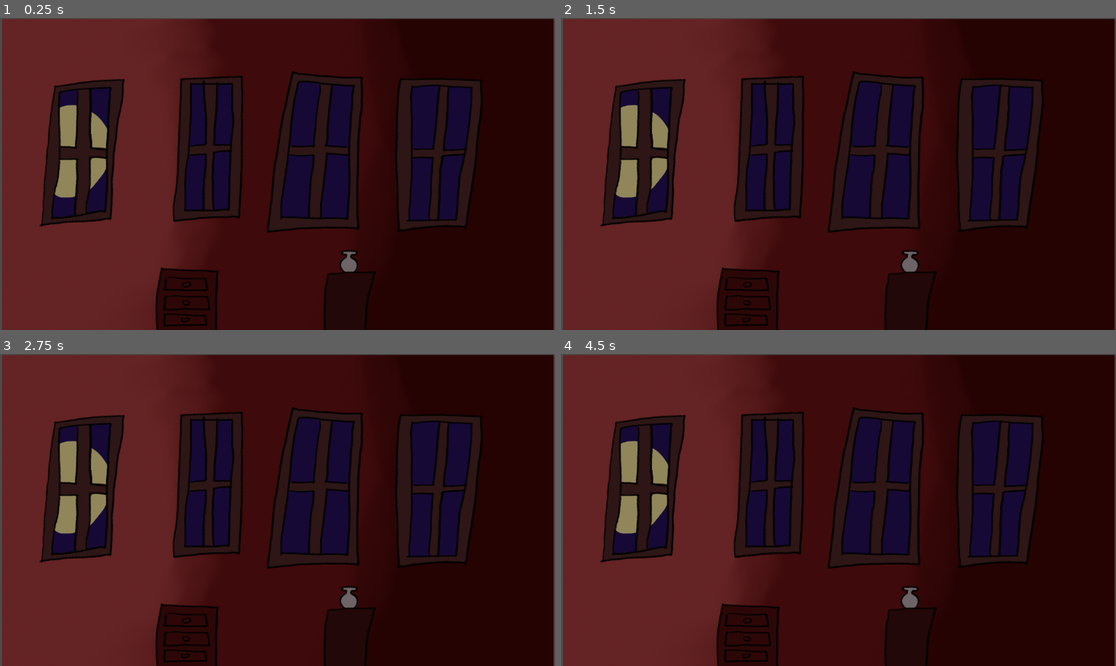
Above: before the commit, frames 1-4 (two rows, left to right).
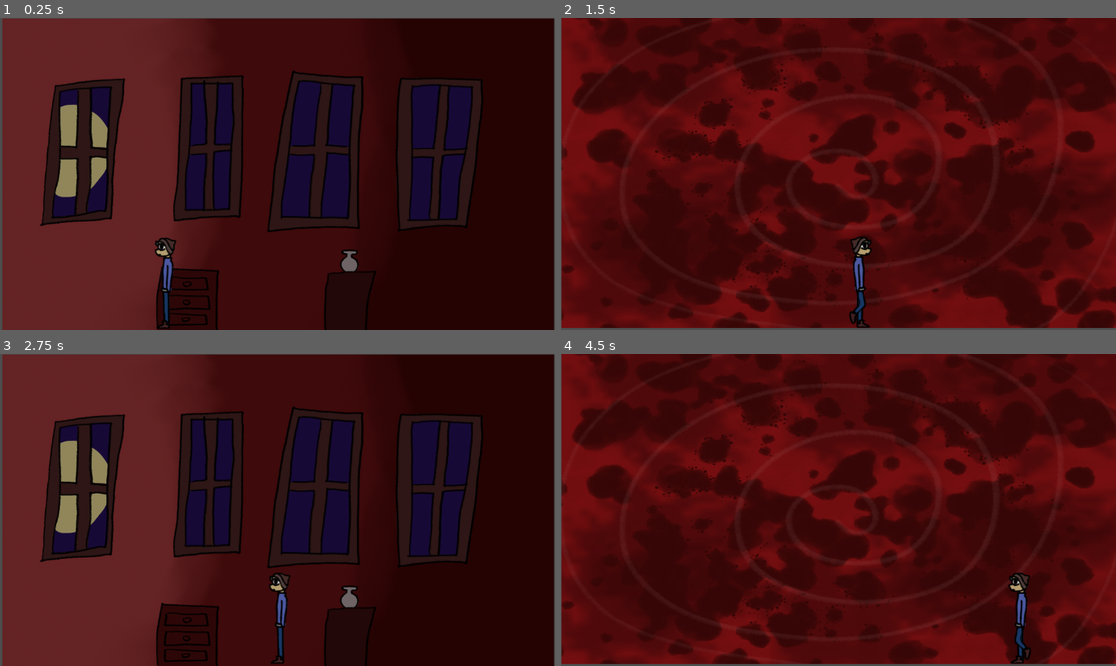
Above: after the commit, the same moments.

Repository: Pyshrub/horror
Game: Godot game, scene res://level_2.tscn
Same seed, same stepped clock (60 frames per second), same inputs: the game is played once before the commit and once after it. This scene is started directly instead of the project's main scene.
Inputs:
- Up to frame 1 (0.25 s): no input
- Up to frame 2 (1.5 s): tap Enter (ui_accept) at 0.5, 0.77 s; hold D (right) from 0.53 s (still down); tap P (Pills) at 0.6, 1.35 s
- Up to frame 3 (2.75 s): tap Enter (ui_accept) at 1.52 s; release D (right) at 2.03 s; hold A (left) from 2.03 s (still down); hold F (flash) from 2.03 s (still down); tap P (Pills) at 2.3 s
- Up to frame 4 (4.5 s): release A (left) at 2.78 s; release F (flash) at 2.78 s; hold D (right) 2.78-4.28 s; tap E (interact) at 2.85 s; tap Enter (ui_accept) at 3.02, 3.77 s; tap P (Pills) at 3.05, 3.6, 4.35 s; hold A (left) from 4.28 s (still down)

The runs differ from the first frame. In frame 1, 2.4% of the frame differs, in the area x 7-100%, y 0-100%; in frame 2, 64%, in the area x 0-100%, y 0-100%; in frame 3, 2.5%; in frame 4, 64%.

Commit message:
update l2

Diff:
--- /dev/null
+++ b/Camera2D.gd
@@ -0,0 +1,6 @@
+extends Camera2D
+
+func _process(_delta):
+	var target = get_node_or_null("/root/level_2/player_container")
+	if target != null:
+		position = target.position
--- /dev/null
+++ b/level_2.gd
@@ -0,0 +1,18 @@
+extends Node2D
+
+var found_pills = true
+var sane = false
+var in_bed = false
+var boxing = false
+var door = false
+
+func _physics_process(delta):
+	if Input.is_action_just_pressed("Pills") and found_pills == true:
+		if sane == true:
+			$Main2.hide()
+			$Sanity2.show()
+			sane = false
+		else:
+			$Main2.show()
+			$Sanity2.hide()
+			sane = true
--- a/level_2.tscn
+++ b/level_2.tscn
@@ -1,20 +1,77 @@
-[gd_scene load_steps=2 format=3 uid="uid://deq04q8h1j4e4"]
+[gd_scene load_steps=8 format=3 uid="uid://deq04q8h1j4e4"]
 
+[ext_resource type="Script" path="res://level_2.gd" id="1_0rjp2"]
 [ext_resource type="Texture2D" uid="uid://d4eqhts3r4e8o" path="res://Assets/Hallway.png" id="1_k2eq0"]
+[ext_resource type="Script" path="res://Camera2D.gd" id="2_xn30u"]
+[ext_resource type="Texture2D" uid="uid://c764lfnw8a6bo" path="res://Assets/Mindscape(2).png" id="3_htdr7"]
+[ext_resource type="PackedScene" uid="uid://d182f8oo60ql8" path="res://player/protag.tscn" id="5_h57mv"]
 
-[node name="Node2D" type="Node2D"]
+[sub_resource type="RectangleShape2D" id="RectangleShape2D_stno7"]
+size = Vector2(685.6, 0.600006)
 
-[node name="Hallway" type="Sprite2D" parent="."]
+[sub_resource type="RectangleShape2D" id="RectangleShape2D_2s6we"]
+size = Vector2(20, 336)
+
+[node name="level2" type="Node2D"]
+script = ExtResource("1_0rjp2")
+
+[node name="Main2" type="Node2D" parent="."]
+
+[node name="Hallway" type="Sprite2D" parent="Main2"]
 position = Vector2(576.75, 325.5)
 scale = Vector2(0.545, 0.431333)
 texture = ExtResource("1_k2eq0")
 
-[node name="Hallway2" type="Sprite2D" parent="."]
+[node name="Hallway2" type="Sprite2D" parent="Main2"]
 position = Vector2(1714, 328.609)
 scale = Vector2(0.536094, 0.430145)
 texture = ExtResource("1_k2eq0")
 
-[node name="Hallway3" type="Sprite2D" parent="."]
+[node name="Hallway3" type="Sprite2D" parent="Main2"]
 position = Vector2(2857, 325)
 scale = Vector2(0.545, 0.431333)
 texture = ExtResource("1_k2eq0")
+
+[node name="Sanity2" type="Node2D" parent="."]
+visible = false
+
+[node name="TextureRect" type="TextureRect" parent="Sanity2"]
+offset_right = 2100.0
+offset_bottom = 1500.0
+scale = Vector2(0.55, 0.43)
+texture = ExtResource("3_htdr7")
+expand_mode = 1
+
+[node name="Collision Bodys" type="Node2D" parent="."]
+
+[node name="Floor" type="StaticBody2D" parent="Collision Bodys"]
+position = Vector2(0, 650)
+
+[node name="CollisionShape2D" type="CollisionShape2D" parent="Collision Bodys/Floor"]
+position = Vector2(1714, 0.5)
+scale = Vector2(5, 5)
+shape = SubResource("RectangleShape2D_stno7")
+
+[node name="Wall1" type="StaticBody2D" parent="Collision Bodys"]
+
+[node name="CollisionShape2D" type="CollisionShape2D" parent="Collision Bodys/Wall1"]
+position = Vector2(-16, 322)
+scale = Vector2(2, 2)
+shape = SubResource("RectangleShape2D_2s6we")
+
+[node name="Wall2" type="StaticBody2D" parent="Collision Bodys"]
+position = Vector2(3465, 0)
+
+[node name="CollisionShape2D" type="CollisionShape2D" parent="Collision Bodys/Wall2"]
+position = Vector2(-16, 322)
+scale = Vector2(2, 2)
+shape = SubResource("RectangleShape2D_2s6we")
+
+[node name="player_container" type="Node2D" parent="."]
+
+[node name="Player" parent="player_container" instance=ExtResource("5_h57mv")]
+position = Vector2(-260, 172)
+
+[node name="Camera2D" type="Camera2D" parent="."]
+position = Vector2(575, 325)
+script = ExtResource("2_xn30u")
